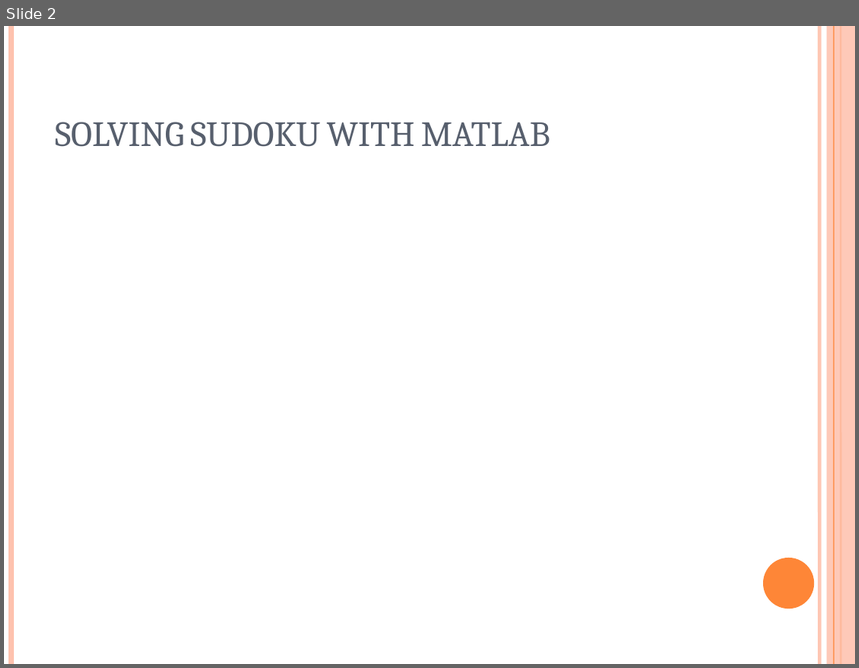
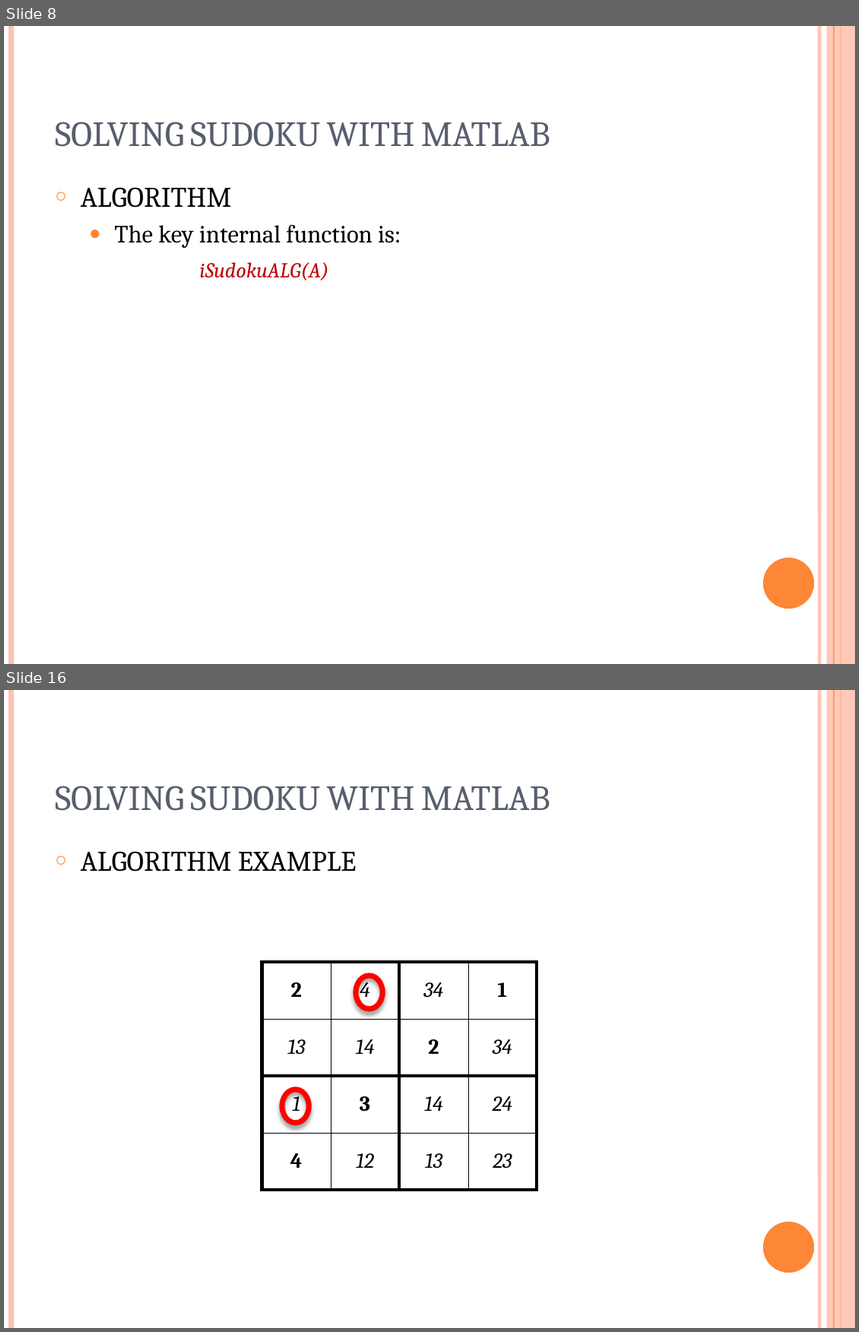
Before and after one commit to VivekVeeri/i-sudoku-matlab, a slide deck: doc/SOLVING SUDOKU WITH MATLAB.pptx. Shown one above the other, each under a label of ours: slide 2 before the commit, slides 8 and 16 after it; the slides between them are not shown. The pictures are 859x668 and 859x1332 pixels, drawn with LibreOffice and Linux fonts; fonts in the diff are those of the drawing. Boxes give left, top, right and bottom in pixels: in the first picture for what was removed or moved away, otherwise in the second. Text is boxed around its words. In the diff, an @@ line names an element or a change of style, - is before the commit and + after.

```diff
--- a/doc/SOLVING SUDOKU WITH MATLAB.pptx
+++ b/doc/SOLVING SUDOKU WITH MATLAB.pptx
@@ slide 16 added at (4,690,855,1328), background #FFFFFF; not listed: 6 template elements that a slide beside it also shows @@
@@ title added at (55,786,550,811), 30 pt, text #575F6D, small capitals @@
+SOLVING SUDOKU WITH MATLAB
@@ text added at (81,851,357,872), 24 pt, text #000000 @@
+○ ALGORITHM EXAMPLE
@@ table added at (262,962,538,1191), 4 rows, 4 columns @@
+2 | 4 | 34 | 1
+13 | 14 | 2 | 34
+1 | 3 | 14 | 24
+4 | 12 | 13 | 23
@@ ellipse added at (356,976,382,1009), outline #FF0000 4.5 pt @@
@@ ellipse added at (282,1089,309,1122), outline #FF0000 4.5 pt @@
@@ what was slide 2 is now slide 8 @@
@@ slide 8 changed as well @@
@@ text added at (81,187,401,281), 21 pt, text #000000 @@
+○ ALGORITHM
+  ● The key internal function is:
+  iSudokuALG(A)
```
Also in this commit, not shown: 1 other slide changed, 18 other slides added, 1 other file.
